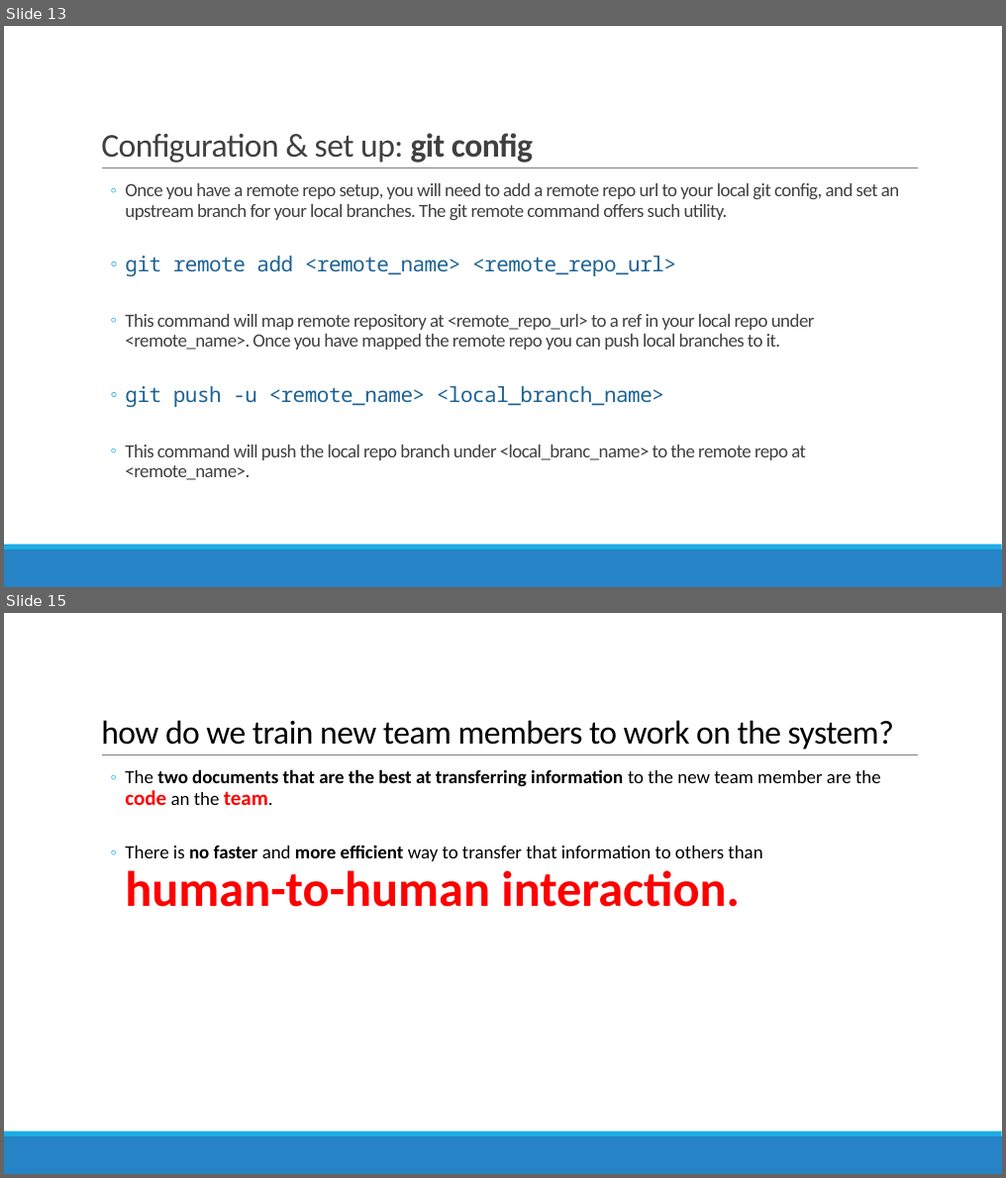
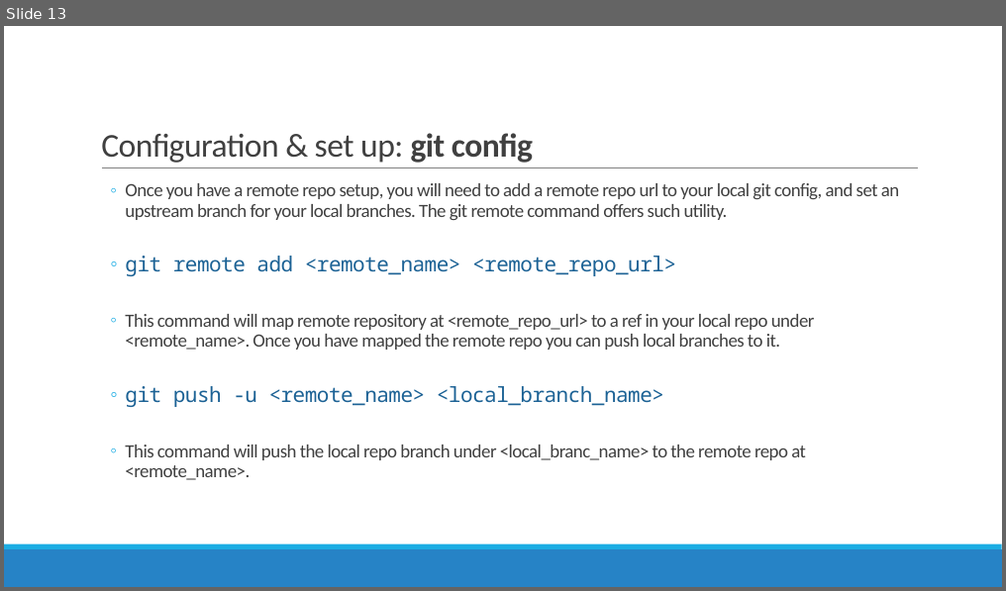
Before and after one commit to reza-arjmandi/Agile-Software-Development-Course, a slide deck: session1/Version Control.pptx. Shown one above the other, each under a label of ours: slides 13 and 15 before the commit, slide 13 after it; the slides between them are not shown. The pictures are 1006x1178 and 1006x591 pixels, drawn with LibreOffice and Linux fonts; fonts in the diff are those of the drawing. Boxes give left, top, right and bottom in pixels: in the first picture for what was removed or moved away, otherwise in the second. Text is boxed around its words. In the diff, an @@ line names an element or a change of style, - is before the commit and + after.

```diff
--- a/session1/Version Control.pptx
+++ b/session1/Version Control.pptx
@@ slide 15 removed at bbox=[4, 613, 1002, 1174], background #FFFFFF; not listed: 3 template elements that a slide beside it also shows @@
@@ title removed at bbox=[101, 720, 894, 750] @@
-how do we train new team members to work on the system?
@@ text removed at bbox=[125, 769, 881, 907] @@
-  ◦ The two documents that are the best at transferring information to the new team member are the code an the team.
-  ◦ There is no faster and more efficient way to transfer that information to others than human-to-human interaction.
```
Also in this commit, not shown: 17 other slides removed, 1 other file.
